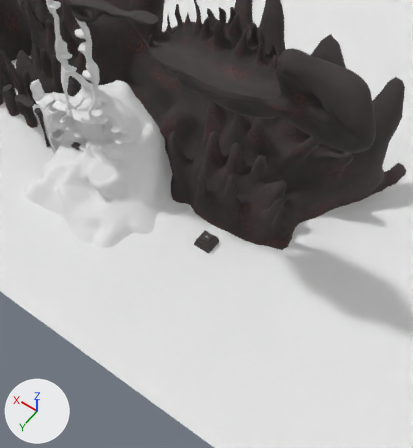
What one commit did to the FBX model Assets/HellsChicken/3D Models/Level 02.fbx.
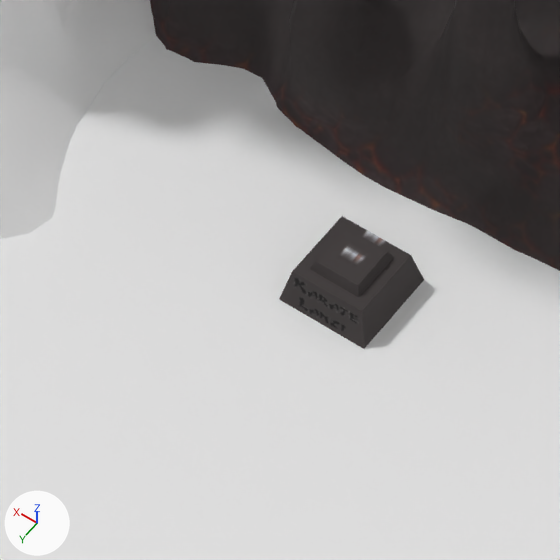
Each version is shown from a 50 mm camera at (-1257.4, 258.4, 435.0) aimed at (-1067.0, -8.1, 16.3), then close up on the part from 35% to 59% of the width and 43% to 65% of the height. Lighting does not change. The marker at lower left points along +X, +Y and +Z. Where no turn or scale is listed for an object, it has been applied to the vertices. Vertices at the same position are counted once.

Objects in the first close-up: 'back4', 'easterEgg', 'lavaLake', 'piece8'.
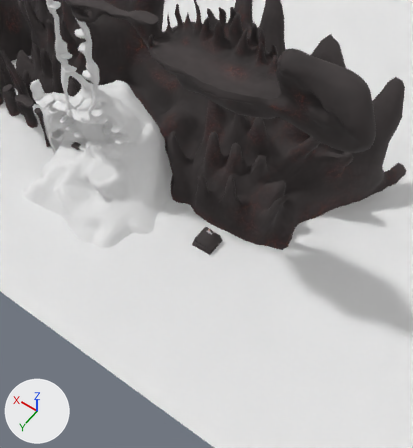
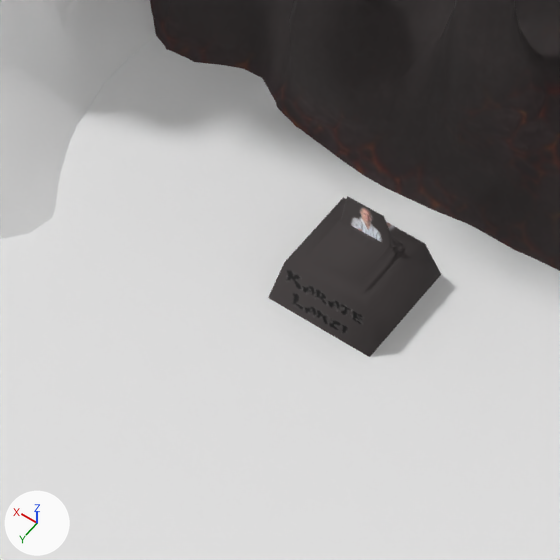
What changed in the scene script:
```text
Add mat_movingobjectsmat_001:
    mat_movingobjectsmat_001 = principled_material('movingObjectsMat.001')
    mat_movingobjectsmat_001.texture = img_movingobjectstex_png
    mat_movingobjectsmat_001.roughness = 0.876
Change me_plane_028:
    used by ob_easteregg; location = (-1073.0, 0.0, 4.7)
    remove me_plane_028.from_pydata(...)  # 16 vertices, 13 faces; spans x -8.8..8.8, y -8.8..8.8, z -5.5..4.5
    remove me_plane_028.materials.append(mat_movingobjectsmat)  # picture img_movingobjectstex_png
    add me_plane_028.from_pydata(...)  # 34 vertices, 29 faces; spans x -15.7..15.7, y -14.5..16.9, z -6.8..21.9
    me_plane_028 part 1: the whole mesh is rebuilt
    me_plane_028 part 2: the surface is now shaded smooth
    add me_plane_028.materials.append(mat_movingobjectsmat_001)  # picture img_movingobjectstex_png
Change ob_easteregg:
    ob_easteregg.location: (-1073.0, 0.0, 4.7) -> (-1073.0, -1.7, 4.2)
    ob_easteregg.scale: (1.0, 1.0, 1.0) -> (0.665, 0.665, 0.665)
```

What differs and where, as boxes [x1, y1, x2, y2] in the close-ups (560 x 560 px):
'easterEgg', reshaped, moved, rescaled (19% wider, 21% taller): before [279, 216, 424, 349]; after [268, 196, 441, 357]
part 1 of me_plane_028, built on: before [279, 216, 424, 349]; after [268, 196, 441, 357]
